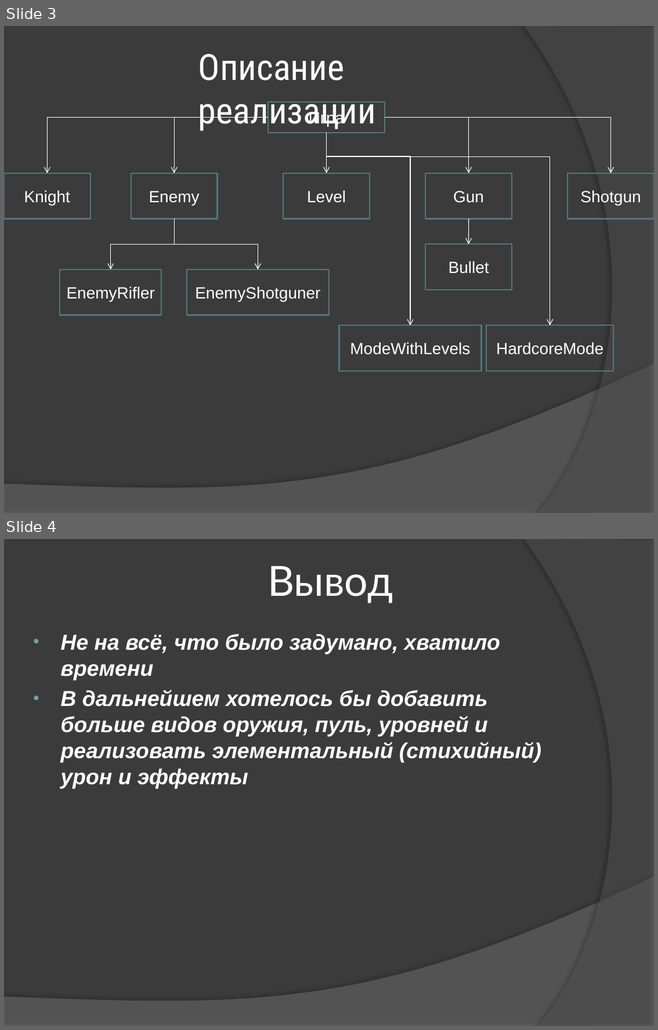
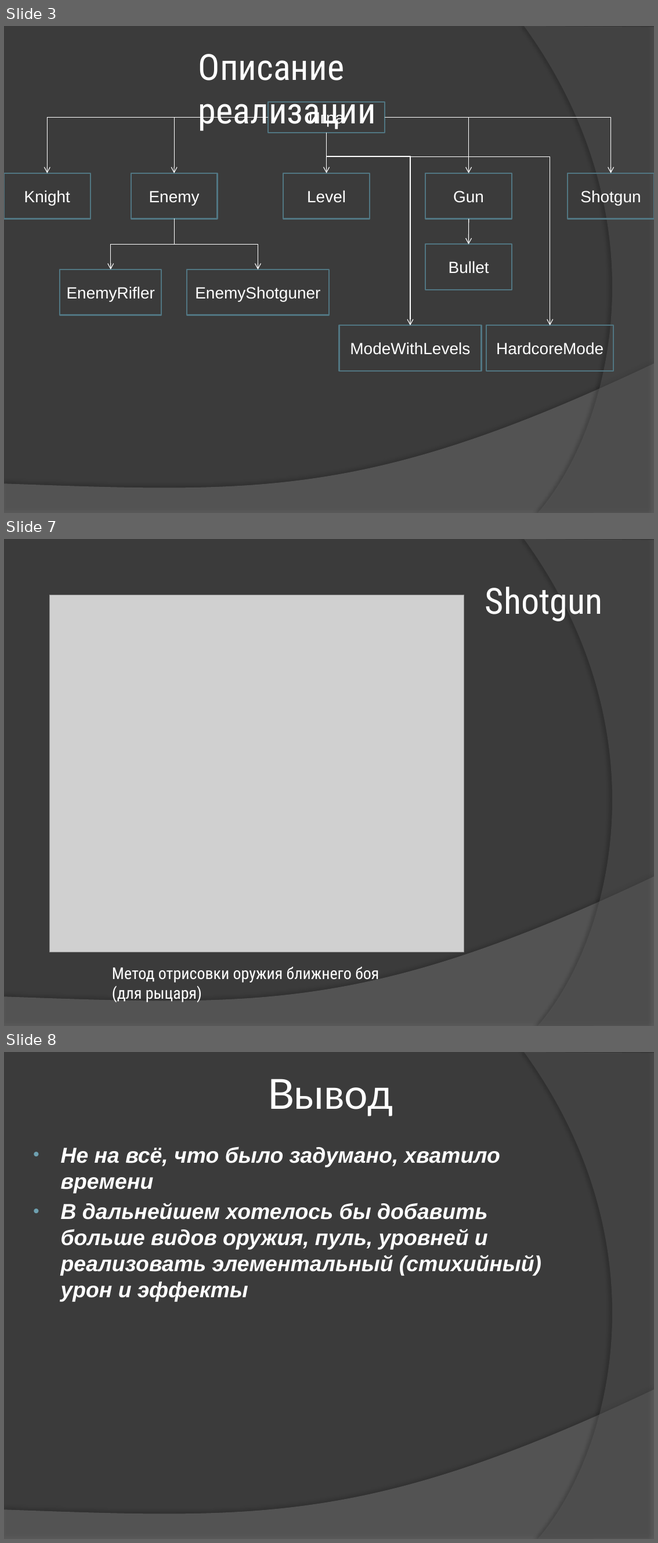
Before and after one commit to ya-regedit/soul_knight, a slide deck: docs/Презентация.pptx. Shown one above the other, each under a label of ours: slides 3 and 4 before the commit, slides 3, 7 and 8 after it; the slides between them are not shown. The pictures are 658x1030 and 658x1543 pixels, drawn with LibreOffice and Linux fonts; fonts in the diff are those of the drawing; grey boxes stand for pictures. Boxes give left, top, right and bottom in pixels: in the first picture for what was removed or moved away, otherwise in the second. Text is boxed around its words. In the diff, an @@ line names an element or a change of style, - is before the commit and + after.

```diff
--- a/docs/Презентация.pptx
+++ b/docs/Презентация.pptx
@@ slide 7 added at [4,539,654,1026], background #3B3B3B; not listed: 2 template elements that a slide beside it also shows @@
@@ title added at [485,587,603,621], 40 pt, text #FFFFFF @@
+Shotgun
@@ picture added at [49,595,463,952] @@
@@ text added at [112,966,379,1003], 18 pt, text #FFFFFF @@
+Метод отрисовки оружия ближнего боя (для рыцаря)
@@ what was slide 4 is now slide 8 @@
```
Also in this commit, not shown: 3 other slides added.
